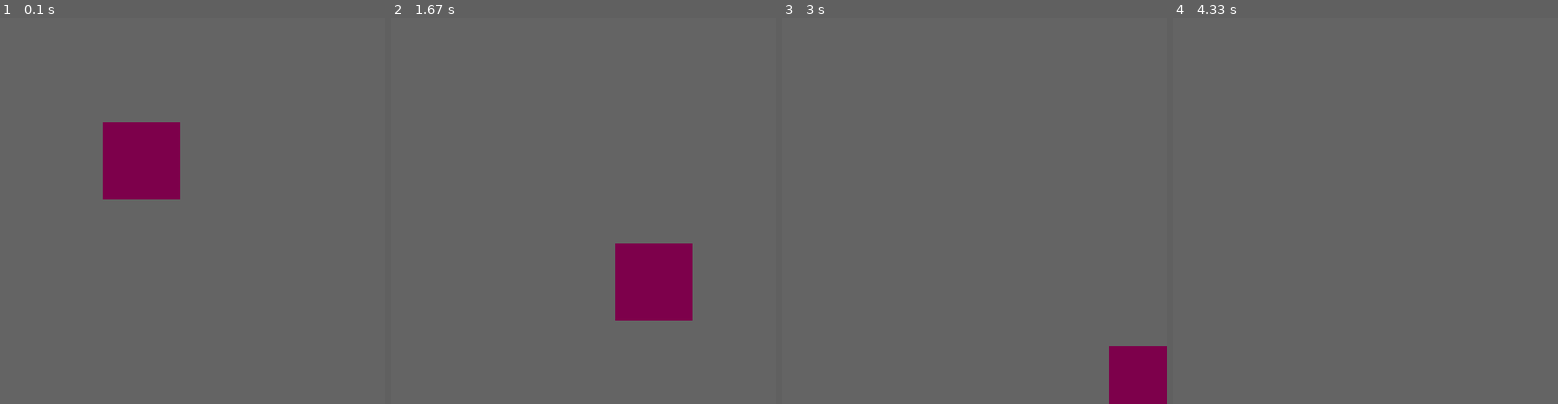
Above: before the commit, frames 1-4 (left to right).
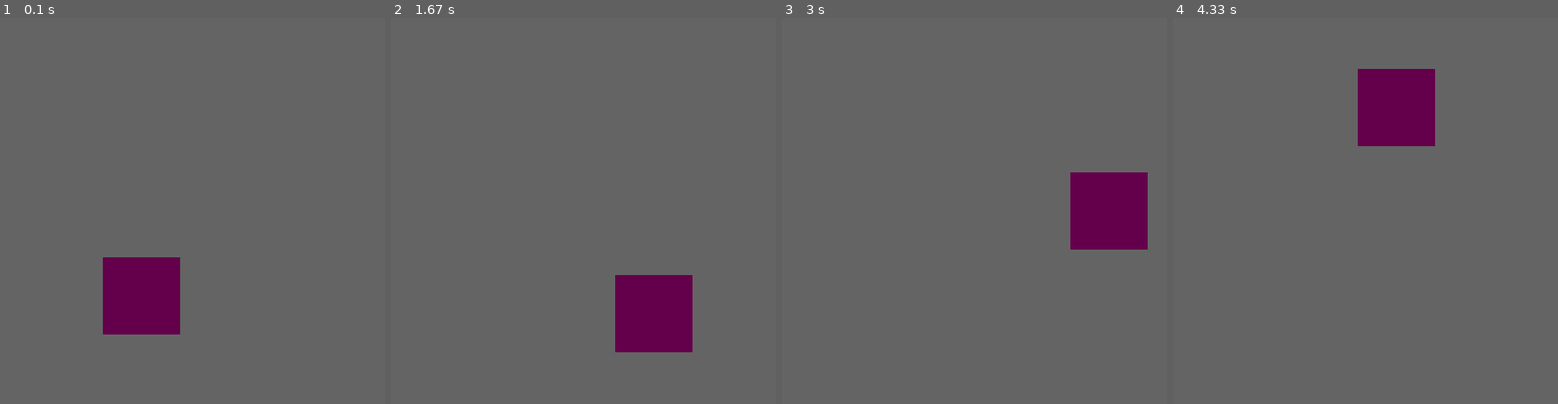
Above: after the commit, the same moments.

Repository: Fizzchimp/PyGame-Test
Game: pygame game, started from main.py
Same seed, same stepped clock (60 frames per second), same inputs: the game is played once before the commit and once after it.
Inputs:
- Up to frame 1 (0.1 s): no input
- Up to frame 2 (1.67 s): no input
- Up to frame 3 (3 s): no input
- Up to frame 4 (4.33 s): no input

The runs differ from the first frame. In frame 1, 8.0% of the frame differs, in the area x 26-47%, y 27-82%; in frame 2, 5.7%; in frame 3, 6.3%; in frame 4, 4.0%.

Commit message:
fejioxaPUJHCVFED

Diff:
--- a/main.py
+++ b/main.py
@@ -5,17 +5,27 @@
         pygame.init()
         self.screen = pygame.display.set_mode([HEIGHT, WIDTH])
         self.running = True
-        self.x = self.y = 125
+        self.x = 125
+        self.y = 300
         self.box = pygame.Rect(self.x, self.y, 100, 100)
-
+        self.momentumX = self.momentumY = 1
 
     def scrUpdate(self):
-        self.x += 1
-        self.y += 1
+        self.x += self.momentumX
+        self.y += self.momentumY
+        print(self.x)
         self.box.update(self.x, self.y, 100, 100)
         self.screen.fill((100, 100, 100))
-        pygame.draw.rect(self.screen, (125, 0, 75), self.box)
+        if self.collision():
+            pygame.quit()
+        pygame.draw.rect(self.screen, (100, 0, 75), self.box)
         pygame.display.flip()
+
+    def collision(self):
+        if self.x == 400 or self.x == 0:
+            self.momentumX *= -1
+        if self.y == 400 or self.y == 0:
+            self.momentumY *= -1
 
 
 world = World(500, 500)
